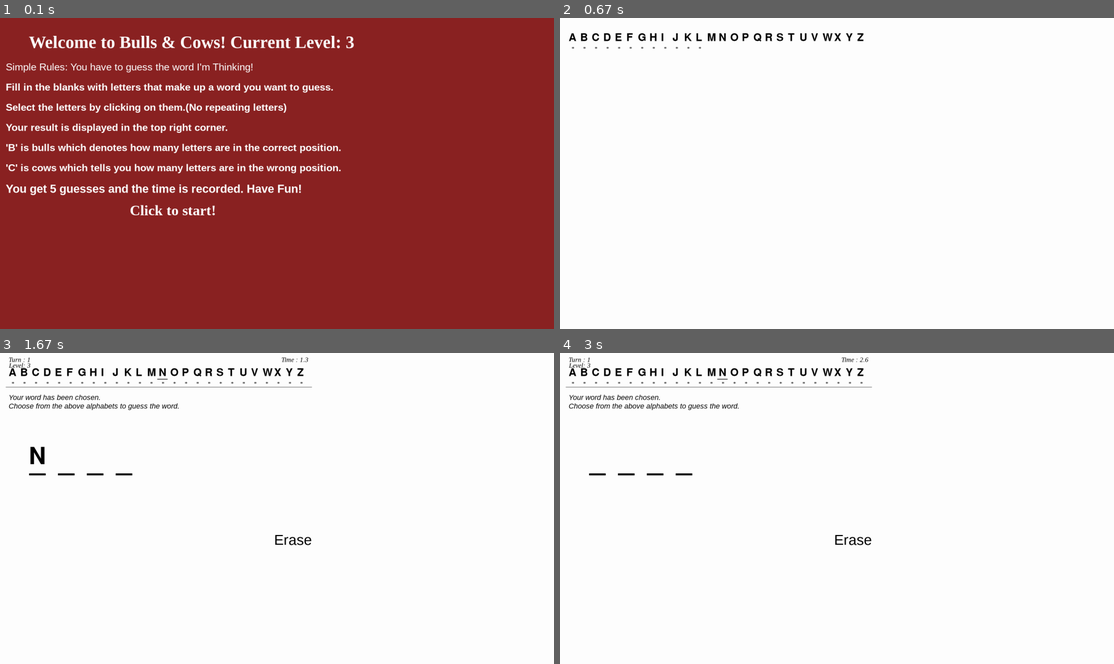
Above: before the commit, frames 1-4 (two rows, left to right).
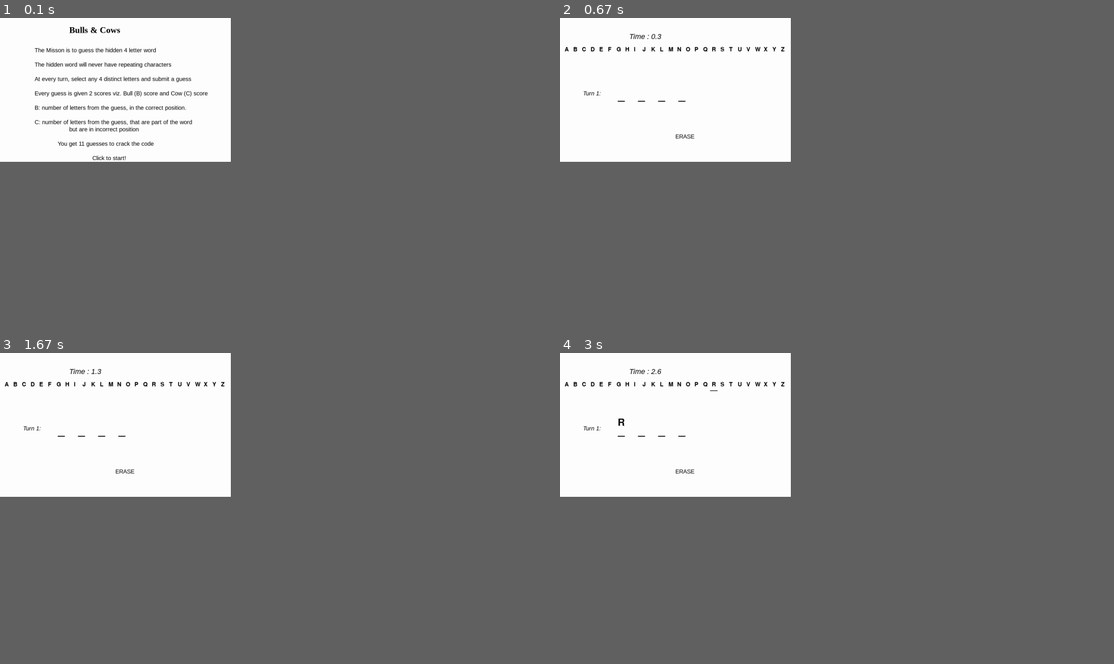
Above: after the commit, the same moments.

Repository: yashYRS/MultipleIntelligence
Game: pygame game, started from Word/BullsAndCows/CowBull.py
Same seed, same stepped clock (60 frames per second), same inputs: the game is played once before the commit and once after it.
Inputs (mouse positions are in pixels of both pictures, inside the frame that each line leads up to):
- Up to frame 1 (0.1 s): no input
- Up to frame 2 (0.67 s): press the mouse at (742, 248) at 0.37 s; move the mouse to (831, 220) at 0.47 s; release the mouse at (914, 198) at 0.6 s
- Up to frame 3 (1.67 s): press the mouse at (182, 583) at 0.7 s; move the mouse to (138, 567) at 0.8 s; release the mouse at (99, 552) at 0.93 s; press the mouse at (160, 374) at 1.6 s
- Up to frame 4 (3 s): move the mouse to (875, 496) at 1.7 s; release the mouse at (1030, 620) at 1.83 s; press the mouse at (720, 384) at 1.93 s; move the mouse to (764, 449) at 2.03 s; release the mouse at (809, 511) at 2.17 s; press the mouse at (720, 384) at 2.27 s; move the mouse to (709, 468) at 2.37 s; release the mouse at (698, 555) at 2.5 s; press the mouse at (720, 384) at 2.6 s; move the mouse to (875, 405) at 2.7 s; release the mouse at (1030, 430) at 2.83 s; press the mouse at (853, 539) at 2.93 s
In our replay, the window is 900x506 before the commit and 375x234 after it. These sizes can differ from the game's own. Grey fills any space a smaller window leaves; there, only what the larger window draws over its background counts as a difference.

The runs differ from the first frame. In frame 1, 21% of the frame differs, in the area x 0-64%, y 0-64%; in frame 2, 0.9%; in frame 3, 1.9%; in frame 4, 1.8%.

Commit message:
Word games working perfectly from flask server

Diff:
--- a/Word/BullsAndCows/CowBull.py
+++ b/Word/BullsAndCows/CowBull.py
@@ -8,29 +8,29 @@
 from pygame.locals import *
 
 levelscore = 0
-levelread = 3
+level = 3
 # Initialising PyGame Module
 pygame.init()
 
+WIDTH, HEIGHT = 800, 500
 # Initialising Global Variables
-Canvas = pygame.display.set_mode((0, 0))
+Canvas = pygame.display.set_mode((WIDTH, HEIGHT))
+
 pygame.display.set_caption("Bulls n Cows")
 white = (255, 255, 255)
 black = (0, 0, 0)
 red = (139, 35, 35)
 font1 = "Times New Roman"
 font2 = "Arial"
-toggleKey = ["  *" for i in range(0, 26)]
-
-
-def finfScoreToSend(score, time):
+
+
+def get_score_to_send(score, time):
     fscore = score / (time * 0.75)
     return fscore
 
 
 def getLevelFile(level):
     level = int(level)
-    print("FILE LIST", os.listdir())
     if level == 1:
         file = open("Word/BullsAndCows/Wordlist.txt", "r")
     elif level == 2:
@@ -53,8 +53,8 @@
 
 # Function To Set A Word From The Database
 def set_word():
-    file = getLevelFile(levelread)
-    if levelread == 1:
+    file = getLevelFile(level)
+    if level == 1:
         rval = 113
     else:
         rval = 94
@@ -69,10 +69,10 @@
 # Function To Display Alphabets
 def alph():
     alpha = "ABCDEFGHIJKLMNOPQRSTUVWXYZ"
-    start_coord = 30
+    start_coord = WIDTH*0.02
     for i in alpha:
-        text(i, 55, black, 50, start_coord)
-        start_coord += 40
+        text(i, size=30, color=black, top=HEIGHT*0.2, left=start_coord)
+        start_coord += 30
 
 
 # Function To Wait For An Input At Certain Screens
@@ -96,8 +96,9 @@
     timeCurrent = time.time()
     timer = float(timeCurrent - timeStart)
     timer = round(timer, 1)
-    pygame.draw.rect(Canvas, white, (975, 15, 120, 30))
-    text("Time : " + str(timer), 23, black, 10, 975, font1, False, True)
+    pygame.draw.rect(Canvas, white, (WIDTH*0.28, HEIGHT*0.1, 200, 30))
+    text("Time : " + str(timer), size=25, color=black, top=HEIGHT*0.1,
+         left=WIDTH*0.3, fonttype=font2, bold=False, italic=True)
     if ret:
         return timer
 
@@ -107,60 +108,35 @@
 
     Canvas.fill(white)  # Refresh The Game Scren
     alph()  # Display The Alphabets
-    for i in range(26):  # Display Toggle Keys
-        text(toggleKey[i], 20, black, 95, 30 + i * 40, font1)
-
-    text("Your word has been chosen.", 25, black, 140, 30, font2, False, True)
-    text(
-        "Choose from the above alphabets to guess the word.",
-        25,
-        black,
-        170,
-        30,
-        font2,
-        False,
-        True,
-    )
-
-    a = "Turn : " + str(turn)
-    text(a, 23, black, 10, 30, font1, False, True)
-    level = "Level: " + str(levelread)  # Display Turn Count
-    text(level, 23, black, 30, 30, font1, False, True)
-    pygame.draw.line(Canvas, black, (20, 118), (1080, 118), 1)
+
+    text("Turn " + str(turn) + ":", size=20, color=black, top=HEIGHT*0.5,
+         left=WIDTH*0.1, fonttype=font2, bold=False, italic=True)
+
+    # pygame.draw.line(Canvas, black, (0, 118), (1080, 118), 1)
+    # Display Input Blanks
     for i in range(4):
-        text("_", 140, black, 330, i * 100 + 100)  # Display Input Blanks
+        text("_", size=60, color=black, top=HEIGHT*0.5, left=WIDTH*0.25 + i*70)
+
     for i in range(len(words)):  # Display Previous Inputs
-        text(str(i + 1) + ". " + words[i][0], 22, black, 122 + i * 55, 930, font1)
-        b = "B: " + str(words[i][1]) + " / C: " + str(words[i][2])
-        text(b, 19, black, 145 + i * 55, 950, font1)
-
-
-# Function To Update The Toggle Key
-def helpKeys(index):
-    if toggleKey[index] == "  *":
-        toggleKey[index] = "  ?"
-    elif toggleKey[index] == "  ?":
-        toggleKey[index] = "  X"
-    elif toggleKey[index] == "  X":
-        toggleKey[index] = "  *"
-    pygame.draw.rect(Canvas, white, (30 + index * 40, 95, 40, 20))
-    text(toggleKey[index], 20, black, 95, 30 + index * 40, font1)
+        reqd_text = str(i + 1) + ". " + words[i][0] + " | B:" + str(words[i][1]) + " / C:" + str(words[i][2])
+        text(reqd_text, 20, black,
+             HEIGHT*0.3 + i*30, WIDTH*0.7, font1)
 
 
 # Function To Display/Refresh User Input
 def updateguess(guess=""):
 
     # Command To Clear Old Input By Overlapping It With A Rectangle Of Background Color
-    pygame.draw.rect(Canvas, white, (100, 320, 400, 70))
+    pygame.draw.rect(Canvas, white, (WIDTH*0.24, HEIGHT*0.44, 300, 60))
 
     # Command To Display Updated Input
     for i in range(len(guess)):
-        text(guess[i], 120, black, 320, i * 100 + 100)
+        text(guess[i], 50, black, HEIGHT*0.45, WIDTH*0.25 + i*70)
     pygame.display.update()
 
 
 # Main Game Loop
-def startGame():
+def startGame(level, total_guesses):
     turn = 1
     words = []
     word = set_word()
@@ -170,12 +146,7 @@
     dispGame(turn, words)
     pygame.display.update()
 
-    # 'Turn' Loop
-    if levelread == 3:
-        tval = 6
-    else:
-        tval = 11
-    while turn < tval:
+    while turn < total_guesses:
         letter = 1
         B = 0
         C = 0
@@ -187,7 +158,8 @@
         # 'Letter' Loop
         while submit:
             while erase:
-                text("Erase", 50, black, 620, 950, font2)
+                text("ERASE", size=20, color=black, top=HEIGHT*0.8,
+                     left=WIDTH*0.5, fonttype=font2)
                 erase = False
 
             # To initiate timer
@@ -195,57 +167,36 @@
 
             # Detect Certain Events Such As Mouse Motion And Mouse Clicks
             for event in pygame.event.get():
-                if event.type == pygame.QUIT:
-                    terminate()
 
                 # Underline The Alphabet That The Mouse Cursor Is Hovering On
                 if event.type == MOUSEMOTION:
-                    if (
-                        event.pos[0] > 30
-                        and event.pos[0] < 1070
-                        and event.pos[1] > 50
-                        and event.pos[1] < 120
-                    ):
-                        x = int((event.pos[0] - 30) / 40)
-                        pygame.draw.line(Canvas, white, (1, 90), (1099, 90), 2)
+                    mouse_w, mouse_h = event.pos
+                    # size=30 top=HEIGHT*0.2, left=WIDTH*0.02 + 30
+                    if (HEIGHT*0.2 + 30 > mouse_h > HEIGHT*0.19 and
+                            WIDTH > mouse_w > WIDTH*0.01):
+                        x = int((mouse_w - WIDTH*0.02) / 30)
+                        pygame.draw.line(Canvas, white, (0, HEIGHT*0.2+30), (WIDTH, HEIGHT*0.2+30), 2)
                         pygame.draw.line(
-                            Canvas, black, (x * 40 + 25, 90), (x * 40 + 60, 90), 2
+                            Canvas, black, (x*30 + 10, HEIGHT*0.2+30), (x*30 + 35, HEIGHT*0.2+30), 2
                         )
                         pygame.display.update()
 
-                # Detect Click On Toggle Keys
                 if event.type == MOUSEBUTTONDOWN:
-                    if (
-                        event.pos[0] > 30
-                        and event.pos[0] < 1070
-                        and event.pos[1] > 95
-                        and event.pos[1] < 120
-                    ):
-                        x = int((event.pos[0] - 30) / 40)
-                        helpKeys(x)
-
-                # Detect Click On Erase Button
-                if event.type == MOUSEBUTTONDOWN:
-                    if (
-                        letter > 1
-                        and event.pos[0] > 950
-                        and event.pos[0] < 1070
-                        and event.pos[1] > 620
-                        and event.pos[1] < 670
-                    ):
+                    mouse_w, mouse_h = event.pos
+
+                    # Detect Click On Erase Button
+                    if (letter > 1 and (HEIGHT*0.8 + 20 > mouse_h > HEIGHT*0.8)
+                            and (WIDTH*0.5 + 80 > mouse_w > WIDTH*0.48)):
                         letter = letter - 1
                         guess = guess[0:-1]
                         updateguess(guess)
 
                     # Detect Click On A Certain Alphabet
-                    if (
-                        event.pos[0] > 30
-                        and event.pos[0] < 1070
-                        and event.pos[1] > 50
-                        and event.pos[1] < 95
-                    ):
-                        x = int((event.pos[0] - 30) / 40)
+                    if (HEIGHT*0.2 + 30 > mouse_h > HEIGHT*0.19 and
+                            WIDTH > mouse_w > WIDTH*0.01):
+                        x = int((mouse_w - WIDTH*0.02) / 30)
                         string = "ABCDEFGHIJKLMNOPQRSTUVWXYZ"
+                        # print(string[x])
                         if letter == 1:
                             guess = guess + string[x]
                             updateguess(guess)
@@ -260,17 +211,15 @@
                                 letter = letter + 1
                 if letter == 5:
                     if sub:
-                        text("Submit", 60, black, 550, 80, font2)
+                        text("SUBMIT", size=20, color=black, top=HEIGHT*0.8,
+                             left=WIDTH*0.2, fonttype=font2)
                         sub = False
 
                     # Detect Click On Submit Button And Exit The 'Letter' Loop
                     if event.type == MOUSEBUTTONDOWN:
-                        if (
-                            event.pos[0] > 80
-                            and event.pos[0] < 270
-                            and event.pos[1] > 550
-                            and event.pos[1] < 600
-                        ):
+                        mouse_w, mouse_h = event.pos
+                        if (HEIGHT*0.78 + 25 > mouse_h > HEIGHT*0.78 and
+                                WIDTH*0.2 + 80 > mouse_w > WIDTH*0.2):
                             submit = False
 
         # Analysing The Input
@@ -287,7 +236,7 @@
             if guess in words[i]:
                 repeat = True
         if B == 4:
-            return endGame(word, True, turn, displayTime(True))
+            return endGame(word, True, turn, displayTime(True), B, C)
         elif repeat:
             dispGame(turn, words)
         else:
@@ -296,106 +245,73 @@
             dispGame(turn, words)
 
     # End Game Once All 10 Turns Are Used Up
-    return endGame(word, False, turn, displayTime(True))
+    return endGame(word, False, turn, displayTime(True), B, C)
 
 
 # Function To Display The End Game Screen
-def endGame(word, result, turn, timer):
-    score = 0
-    Canvas.fill(red)
-    text("The required answer was", 50, white, 125, 200)
-    text(word, 100, white, 200, 325)
+def endGame(word, result, turn, timer, B, C):
+    Canvas.fill(white)
+    reqd_text = "HIDDEN CODE: " + word
+    text(reqd_text, size=40, color=black, top=HEIGHT*0.35,
+         left=WIDTH*0.25, fonttype=font2)
+    # Give full marks for bull guesses, half for cows, quarter for guess left
+    score = B/4 + C/8 + turn/4
+    if score > 1:
+        score = 1
+
     if result:
-        if levelread == 3:
-            score = 6 - turn
-        else:
-            score = 11 - turn
-        text("Congratulations! You guessed the word correctly.", 50, white, 325, 200)
-        text("Score: " + str(score), 75, white, 425, 320)
-        levelscore = finfScoreToSend(score, timer)
-        print("Score: " + str(levelscore))
+        result_text = "Game Won! Well Done  :)"
     else:
-        text("Oops! You failed to guess the word correctly.", 50, white, 325, 200)
-        text("Score : 0", 75, white, 425, 320)
-    text("Time : " + str(timer) + "s", 75, white, 500, 320)
+        result_text = "Better Luck Next Time :("
+
+    text(result_text, size=40, color=black, top=HEIGHT*0.55,
+         left=WIDTH*0.2, fonttype=font2)
     time.sleep(2)
     return score
 
 
-# Main Function
-Canvas.fill(red)
-txt = "Welcome to Bulls & Cows! Current Level: " + str(levelread)
-text(txt, 60, white, 50, 100, font1, True)
-text(
-    "Simple Rules: You have to guess the word I'm Thinking!", 35, white, 150, 20, font2
-)
-text(
-    "Fill in the blanks with letters that make up a word you want to guess.",
-    35,
-    white,
-    220,
-    20,
-    font2,
-    True,
-)
-text(
-    "Select the letters by clicking on them.(No repeating letters)",
-    35,
-    white,
-    290,
-    20,
-    font2,
-    True,
-)
-text(
-    "Your result is displayed in the top right corner.", 35, white, 360, 20, font2, True
-)
-text(
-    "'B' is bulls which denotes how many letters are in the correct position.",
-    35,
-    white,
-    430,
-    20,
-    font2,
-    True,
-)
-text(
-    "'C' is cows which tells you how many letters are in the wrong position.",
-    35,
-    white,
-    500,
-    20,
-    font2,
-    True,
-)
-if levelread == 3:
-    text(
-        "You get 5 guesses and the time is recorded. Have Fun!",
-        40,
-        white,
-        570,
-        20,
-        font2,
-        True,
-    )
-else:
-    text(
-        "You get 10 guesses and the time is recorded. Have Fun!",
-        40,
-        white,
-        570,
-        20,
-        font2,
-        True,
-    )
-text("Click to start!", 50, white, 640, 450, font1, True)
-
-
-waitforkey()
-global timeStart
-timeStart = time.time()
-start = startGame()
-while start:
-    toggleKey = ["  *" for i in range(0, 26)]
+def game_loop(level=1):
+    # Main Function
+    Canvas.fill(white)
+    text("Bulls & Cows", size=30, color=black, top=HEIGHT*0.05,
+         left=WIDTH*0.3, fonttype=font1, bold=True)
+    text("The Misson is to guess the hidden 4 letter word", size=20,
+         color=black, top=HEIGHT*0.2, left=WIDTH*0.15, fonttype=font2)
+
+    if level == 3:
+        guess_text = "You get 7 guesses to crack the code",
+        total_guesses = 8
+    elif level == 2:
+        guess_text = "You get 9 guesses to crack the code",
+        total_guesses = 3
+    elif level == 1:
+        guess_text = "You get 11 guesses to crack the code"
+        total_guesses = 12
+
+    text("The hidden word will never have repeating characters", size=20,
+         color=black, top=HEIGHT*0.3, left=WIDTH*0.15, fonttype=font2)
+    text("At every turn, select any 4 distinct letters and submit a guess",
+         size=20, color=black, top=HEIGHT*0.4, left=WIDTH*0.15, fonttype=font2)
+    text("Every guess is given 2 scores viz. Bull (B) score and Cow (C) score",
+         size=20, color=black, top=HEIGHT*0.5, left=WIDTH*0.15, fonttype=font2)
+    text("B: number of letters from the guess, in the correct position.",
+         size=20, color=black, top=HEIGHT*0.6, left=WIDTH*0.15, fonttype=font2)
+    text("C: number of letters from the guess, that are part of the word",
+         size=20, color=black, top=HEIGHT*0.7, left=WIDTH*0.15, fonttype=font2)
+    text("but are in incorrect position", size=20, color=black,
+         top=HEIGHT*0.75, left=WIDTH*0.3, fonttype=font2)
+
+    text(guess_text, size=20, color=black, top=HEIGHT*0.85,
+         left=WIDTH*0.25, fonttype=font2)
+    text("Click to start!", size=20, color=black, top=HEIGHT*0.95,
+         left=WIDTH*0.4, fonttype=font2)
+
+    waitforkey()
+    global timeStart
     timeStart = time.time()
-    start = startGame()
+    score = startGame(level, total_guesses)
+    print("SCORE", score)
+
+
+if __name__ == "__main__":
+    game_loop()
--- a/Word/Hangman/hangman.py
+++ b/Word/Hangman/hangman.py
@@ -50,7 +50,7 @@
             display_word += letter + " "
         else:
             display_word += "_ "
-    print("D:", display_word, "G:", guessed, "W:", word, "HS:", hangman_status)
+    # print("D:", display_word, "G:", guessed, "W:", word, "HS:", hangman_status)
     text = WORD_FONT.render(display_word, 1, BLACK)
     win.blit(text, (400, 200))
 
--- a/main.py
+++ b/main.py
@@ -30,15 +30,15 @@
     from Word.BullsAndCows import CowBull
     level = game_agent.curr_level
     if level > 0:
-        final_score = CowBull.start_game(level)
-        game_agent.update_score(final_score)
-        next_module, next_game_text = game_agent.get_next_game()
-        next_scene = 'main.' + next_module
-        return render_template('transition.html',
-                               game_text=next_game_text,
-                               next_scene=next_scene)
-    else:
-        _ = CowBull.start_game(1)
+        final_score = CowBull.game_loop(level)
+        game_agent.update_score(final_score)
+        next_module, next_game_text = game_agent.get_next_game()
+        next_scene = 'main.' + next_module
+        return render_template('transition.html',
+                               game_text=next_game_text,
+                               next_scene=next_scene)
+    else:
+        _ = CowBull.game_loop(1)
         return redirect(url_for('main.gamelist'))
 
 
